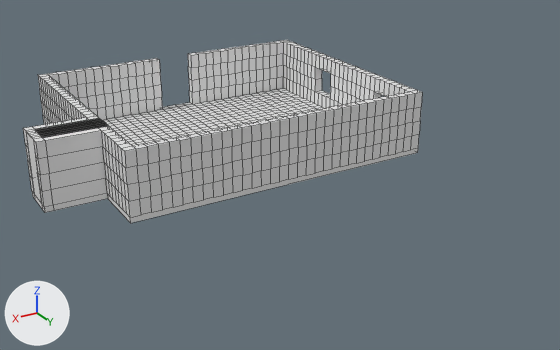
The Blender file escape-home/blender-and-glb-files/house.blend, before and after one commit.
Both versions are drawn from a camera (50 mm lens) standing at (13.43, 26.76, 11.23) and looking at (-0.07, 4.26, -0.02). Every picture has the same lights, and +X, +Y and +Z are marked at lower left. The older version comes first. Mesh edges are drawn as thin lines.

Script lines for the objects in view, before the commit:
```python
me_cube_001 = bpy.data.meshes.new('Cube.001')
me_cube_001.from_pydata(...)  # 2154 vertices, 2075 faces; spans x -1.0..1.4, y -1.0..1.0, z -1.0..24.0
ob_cube = bpy.data.objects.new('Cube', me_cube_001)
ob_cube.location = (0.0, 0.0, 0.0)
ob_cube.scale = (6.0, 5.0, 0.1)
```
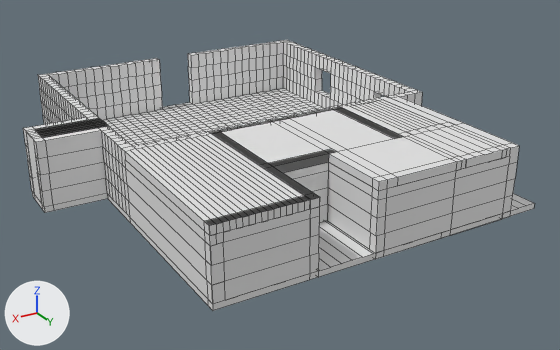
Changed parts and their boxes [x1, y1, x2, y2] in the pictures (560 x 350 px):
'Cube', reshaped (28% wider, 48% taller)
    before: [23, 40, 422, 223]
    after: [23, 40, 535, 311]
part 1 of me_cube_001, built on
    before: [349, 100, 384, 165]
    after: [122, 96, 535, 311]

Patch to the scene script:
```diff
--- a/escape-home/blender-and-glb-files/house.blend.py
+++ b/escape-home/blender-and-glb-files/house.blend.py
@@ me_cube_001 @@
 # used by ob_cube; location = (0.0, 0.0, 0.0); scale = (6.0, 5.0, 0.1)
-me_cube_001.from_pydata(...)  # 2154 vertices, 2075 faces; spans x -1.0..1.4, y -1.0..1.0, z -1.0..24.0
+me_cube_001.from_pydata(...)  # 2784 vertices, 2644 faces, 22 loose edges; spans x -1.0..1.4, y -1.0..2.2, z -1.0..24.0
+# me_cube_001 part 1: 18 vertices removed from x -0.6..-0.5, y 0.9..1.0, z 6.8..18.2; 648 vertices added at x -1.0..1.0, y 0.9..2.2, z -1.0..24.0
```
